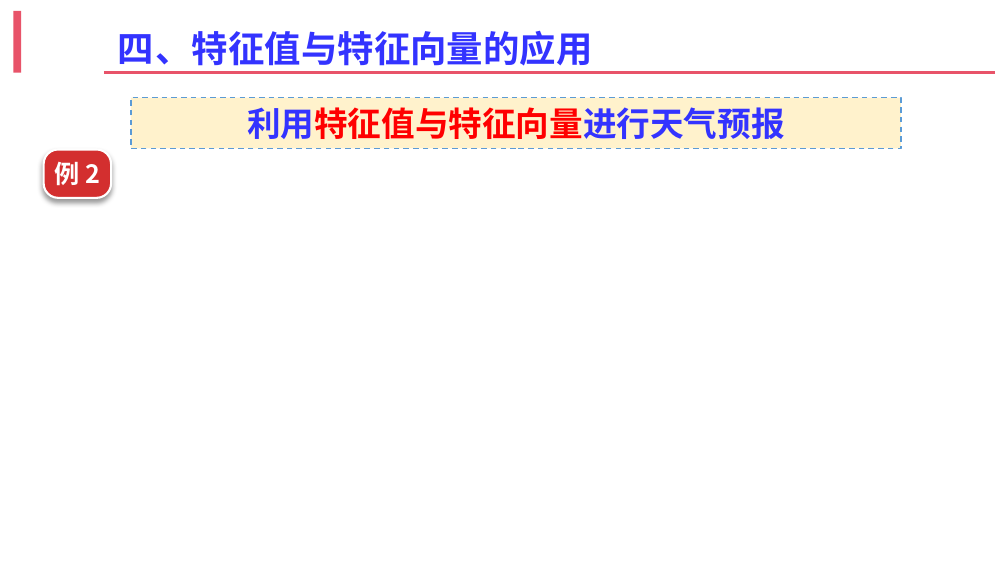
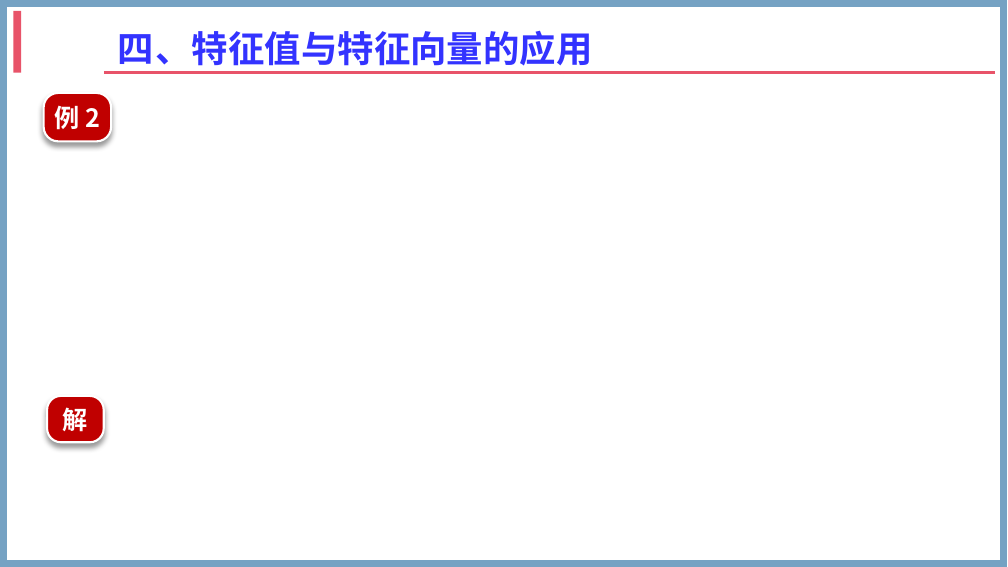
Before and after one commit to zhangshenxing/zhangshenxing.github.io, a slide deck: slide 9 of zsx.pptx (slide 10 before the commit). Drawn at 1008x567 pixels with LibreOffice and Linux fonts; fonts in the diff are those of the drawing; grey boxes stand for pictures; background and template pictures are left out. Boxes give left, top, right and bottom in pixels: in the first picture for what was removed or moved away, otherwise in the second. Text is boxed around its words. In the diff, an @@ line names an element or a change of style, - is before the commit and + after.

```diff
--- a/zsx.pptx
+++ b/zsx.pptx
@@ rectangle added at [4, 4, 1004, 563], outline #75A2C3 5 pt @@
@@ rounded rectangle "例 2": place and size @@
-rounded rectangle "例 2" at [43, 149, 111, 198]
+rounded rectangle "例 2" at [43, 93, 111, 141]
@@ rounded rectangle "例 2" at [43, 93, 111, 141]: fill #D32F2F to #C00000 @@
@@ rectangle removed at [131, 98, 901, 148] @@
-利用特征值与特征向量进行天气预报
@@ rectangle removed at [76, 198, 608, 242] @@
@@ rounded rectangle added at [47, 396, 104, 443], fill #C00000, outline #FFFFFF 1.5 pt, 18 pt, text #FFFFFF, bold @@
+  解
```
Also in this commit, not shown: 10 other slides changed, 3 slides added, 4 slides removed.
